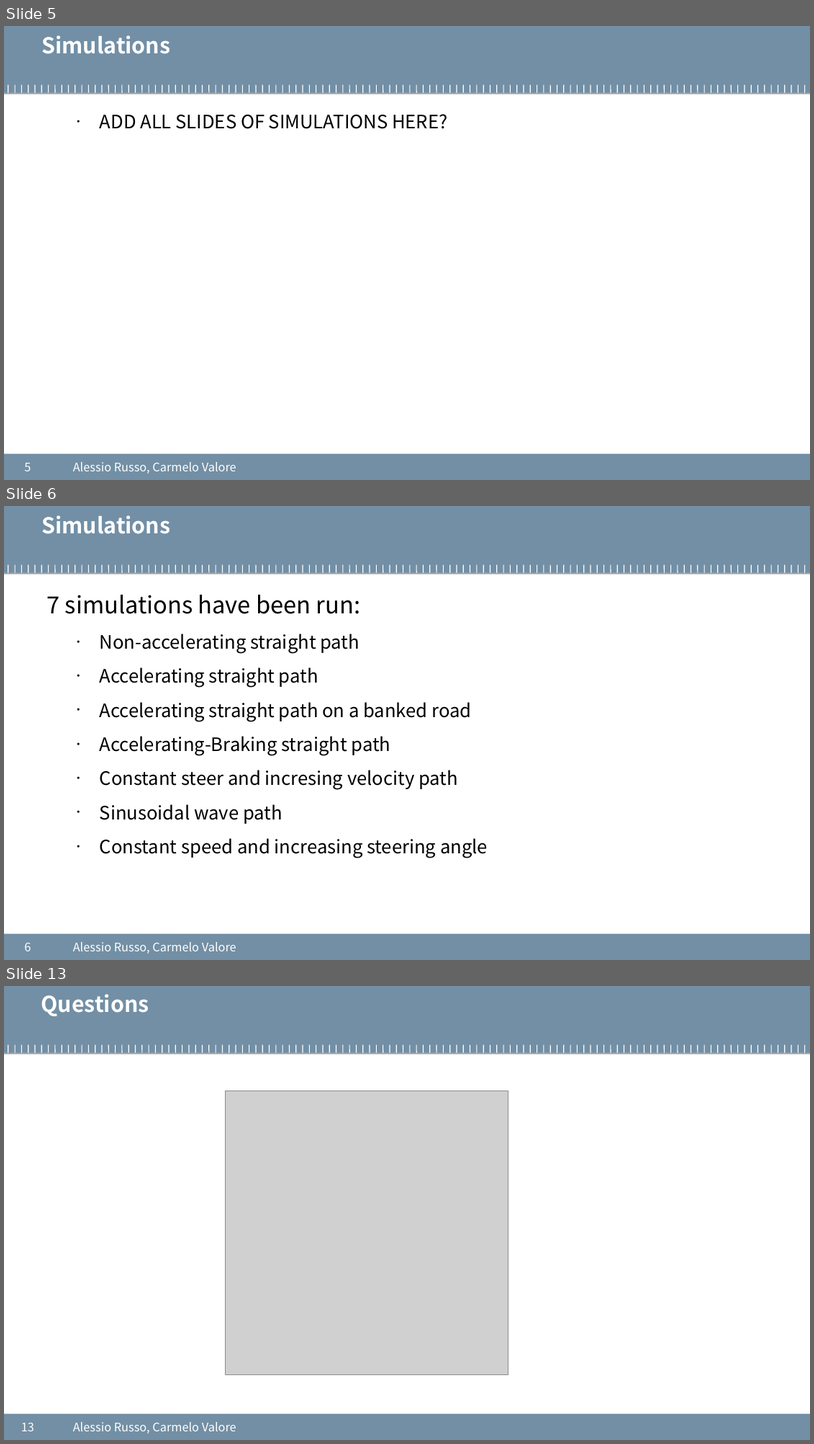
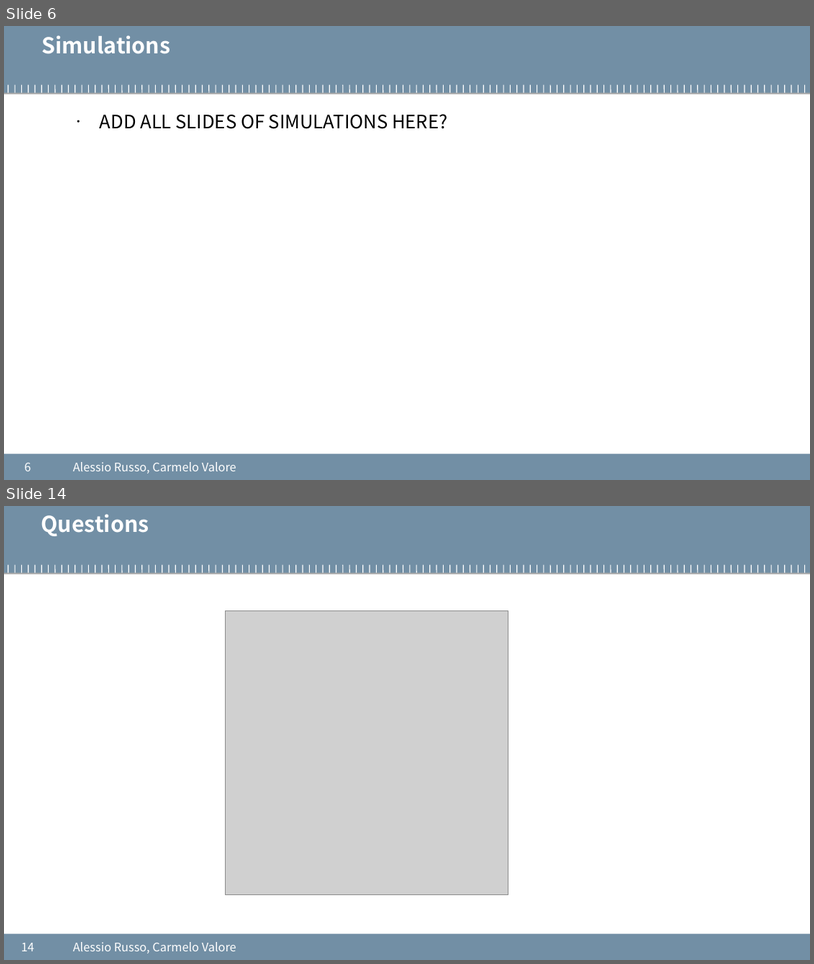
Before and after one commit to cvalore/mida2-project, a slide deck: presentations/20200824_meeting5.pptx. Shown one above the other, each under a label of ours: slides 5, 6 and 13 before the commit, slides 6 and 14 after it; the slides between them are not shown. The pictures are 814x1444 and 814x964 pixels, drawn with LibreOffice and Linux fonts; fonts in the diff are those of the drawing; grey boxes stand for pictures; background and template pictures are left out. Boxes give left, top, right and bottom in pixels: in the first picture for what was removed or moved away, otherwise in the second. Text is boxed around its words. In the diff, an @@ line names an element or a change of style, - is before the commit and + after.

```diff
--- a/presentations/20200824_meeting5.pptx
+++ b/presentations/20200824_meeting5.pptx
@@ slide 6 removed at <box>4,506,810,960</box>, background #FFFFFF; not listed: 122 template elements that a slide beside it also shows @@
@@ text removed at <box>41,515,170,534</box> @@
-Simulations
@@ text removed at <box>46,595,488,858</box> @@
-7 simulations have been run:
-  • Non-accelerating straight path
-  • Accelerating straight path
-  • Accelerating straight path on a banked road
-  • Accelerating-Braking straight path
-  • Constant steer and incresing velocity path
-  • Sinusoidal wave path
-  • Constant speed and increasing steering angle
@@ page number removed at <box>24,942,31,951</box> @@
-6
@@ text removed at <box>73,942,237,953</box> @@
-Alessio Russo, Carmelo Valore
@@ what was slide 5 is now slide 6 @@
@@ page number at <box>24,462,31,471</box>: text changed @@
-5
+6
@@ what was slide 13 is now slide 14 @@
@@ page number at <box>21,942,34,951</box>: text changed @@
-13
+14
```
Also in this commit, not shown: 5 slides changed, 7 slides added, 5 other slides removed.
